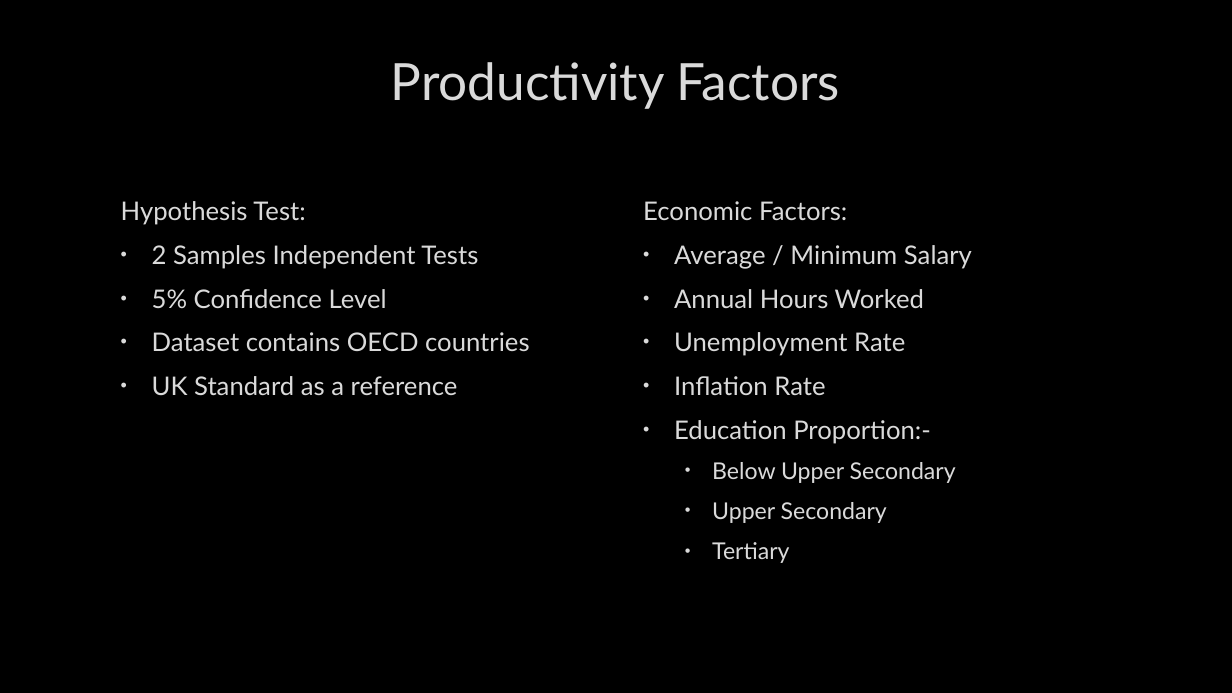
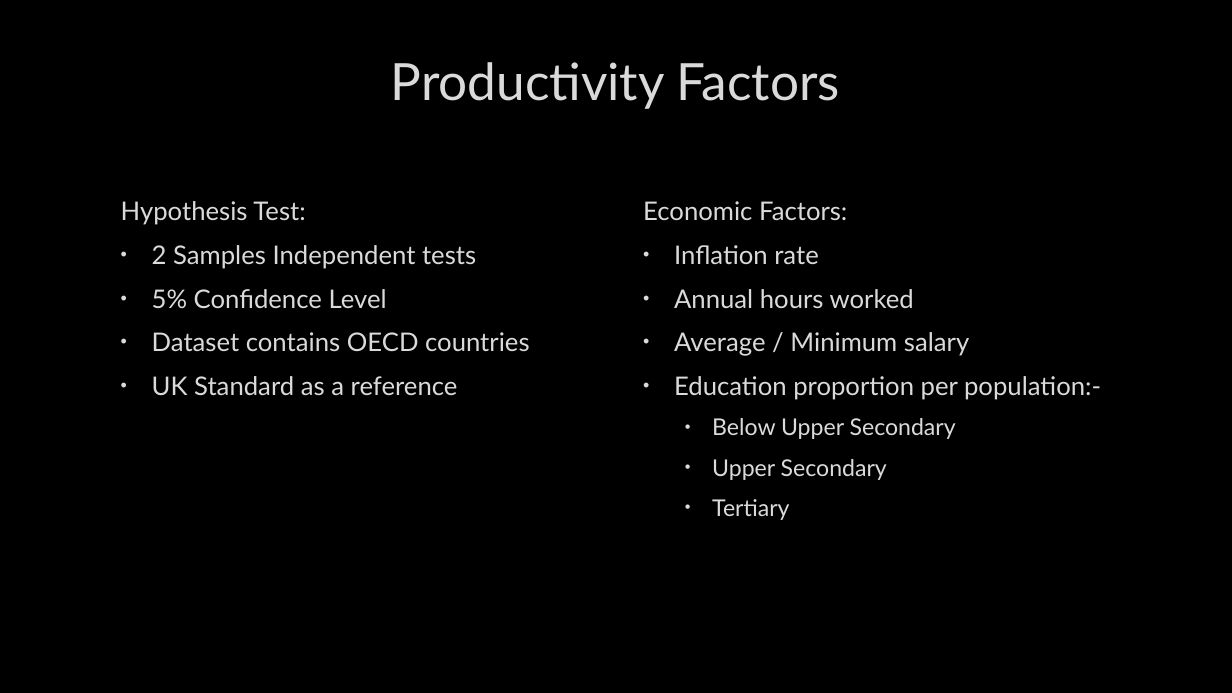
Before and after one commit to kanghinlee/Data-Projects, a slide deck: slide 12 of deloitte_productivity_project/presentation/New Microsoft PowerPoint Presentation.pptx (slide 11 before the commit). Drawn at 1232x693 pixels with LibreOffice and Linux fonts; fonts in the diff are those of the drawing; background and template pictures are left out. Boxes give left, top, right and bottom in pixels: in the first picture for what was removed or moved away, otherwise in the second. Text is boxed around its words. In the diff, an @@ line names an element or a change of style, - is before the commit and + after.

Commit message:
presentation update.

```diff
--- a/deloitte_productivity_project/presentation/New Microsoft PowerPoint Presentation.pptx
+++ b/deloitte_productivity_project/presentation/New Microsoft PowerPoint Presentation.pptx
@@ text at [152, 245, 476, 269]: text changed @@
-• 2 Samples Independent Tests
+• 2 Samples Independent tests
@@ text at [674, 245, 1101, 400]: text changed @@
-• Average / Minimum Salary
-• Annual Hours Worked
-• Unemployment Rate
-• Inflation Rate
-• Education Proportion:-
+• Inflation rate
+• Annual hours worked
+• Average / Minimum salary
+• Education proportion per population:-
```
Also in this commit, not shown: 4 other slides changed, 2 slides added, 2 other files.
